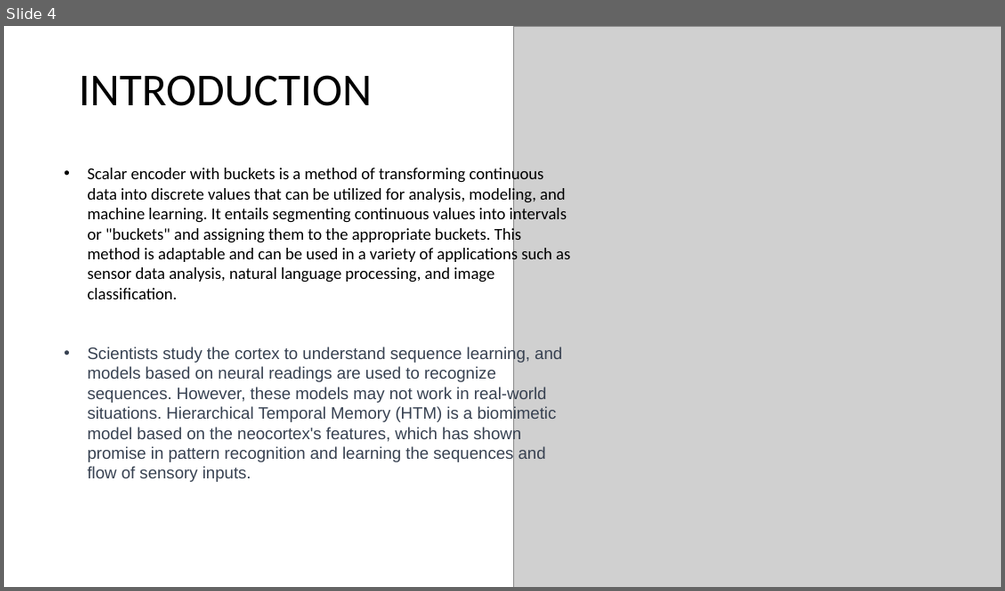
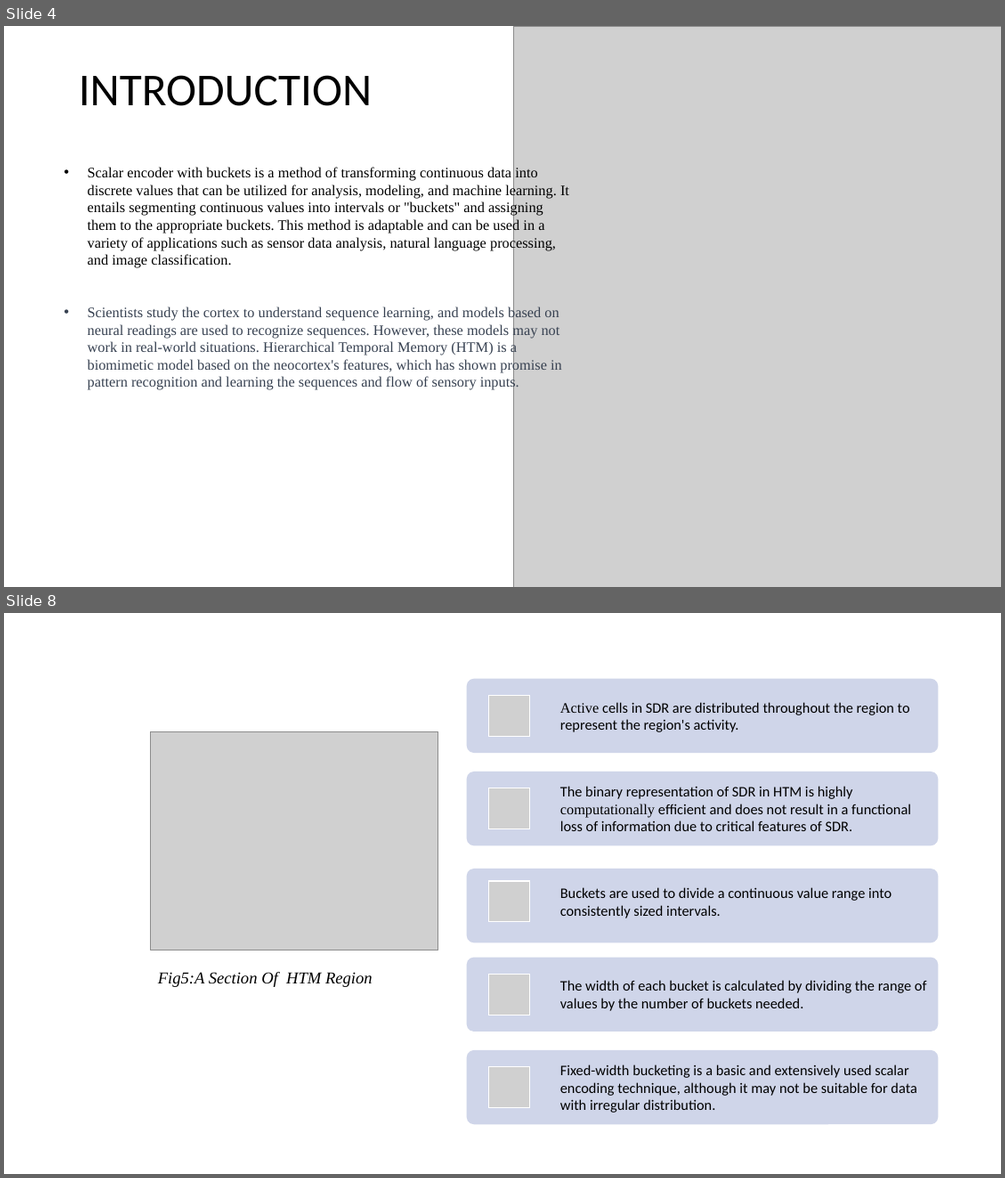
Before and after one commit to sahithkumar1999/neocortexapi, a slide deck: source/NeoCortexApi/Documents/Group Presentation[ScalarEncoder with Buckets].pptx. Shown one above the other, each under a label of ours: slide 4 before the commit, slides 4 and 8 after it; the slides between them are not shown. The pictures are 1005x591 and 1005x1178 pixels, drawn with LibreOffice and Linux fonts; fonts in the diff are those of the drawing; grey boxes stand for pictures. Boxes give left, top, right and bottom in pixels: in the first picture for what was removed or moved away, otherwise in the second. Text is boxed around its words. In the diff, an @@ line names an element or a change of style, - is before the commit and + after.

```diff
--- a/source/NeoCortexApi/Documents/Group Presentation[ScalarEncoder with Buckets].pptx
+++ b/source/NeoCortexApi/Documents/Group Presentation[ScalarEncoder with Buckets].pptx
@@ slide 8 added at [4, 613, 1001, 1174], background #FFFFFF @@
@@ picture added at [151, 731, 438, 949] @@
@@ text added at [158, 972, 372, 987], 16 pt, text #000000, italic @@
+Fig5:A Section Of HTM Region
@@ group added at [467, 679, 938, 1124]: 5 rounded rectangles, 5 pictures, 5 texts @@
+Active cells in SDR are distributed throughout the region to represent the region's activity.
+The binary representation of SDR in HTM is highly computationally efficient and does not result in a functional loss of information due to critical features of SDR.
+Buckets are used to divide a continuous value range into consistently sized intervals.
+The width of each bucket is calculated by dividing the range of values by the number of buckets needed.
+Fixed-width bucketing is a basic and extensively used scalar encoding technique, although it may not be suitable for data with irregular distribution.
@@ slide 4 changed as well @@
@@ text "Scalar encoder with buckets is ..." at [88, 167, 569, 390]: size 16 to 14 pt; font Calibri to Times New Roman in "Scalar encoder with buckets is a method ..."; font Arial to Times New Roman in "Scientists study the cortex to understand sequence ..." @@
```
Also in this commit, not shown: 3 other slides changed, 6 other slides added, 3 slides removed, 1 other file.
